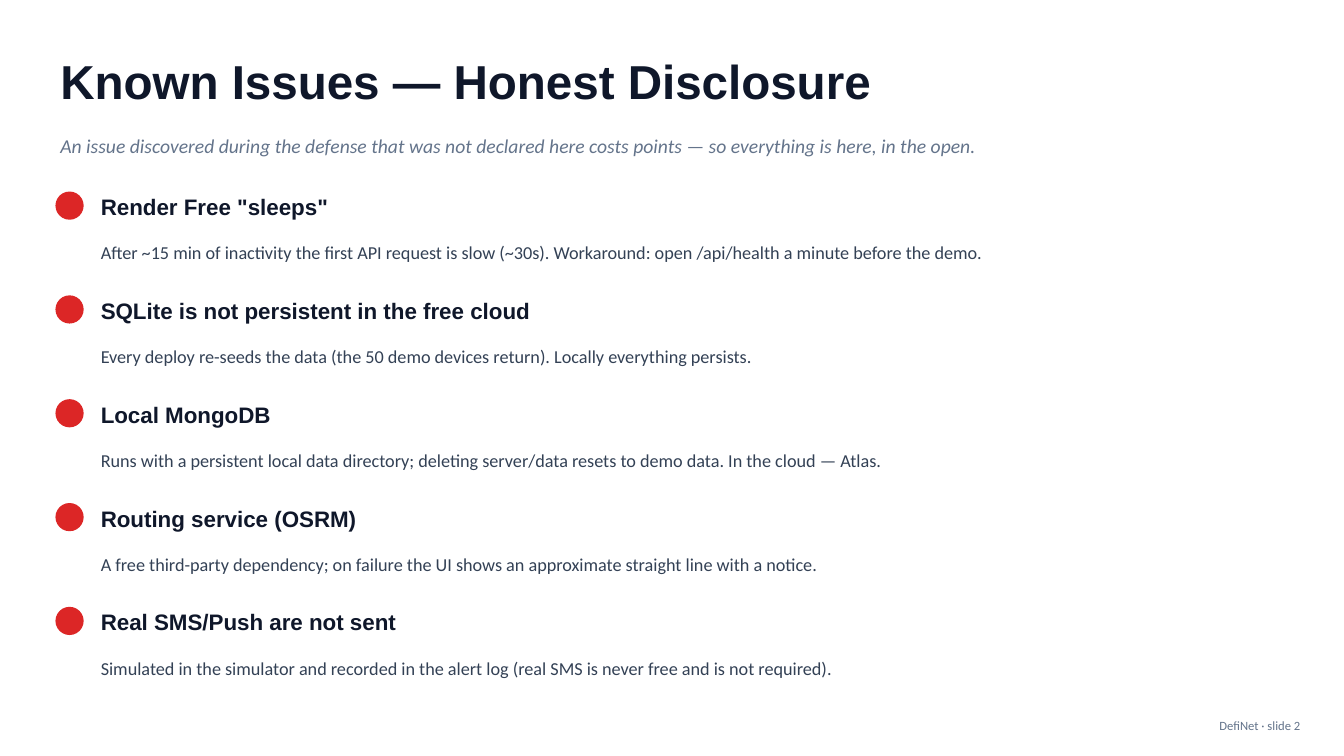
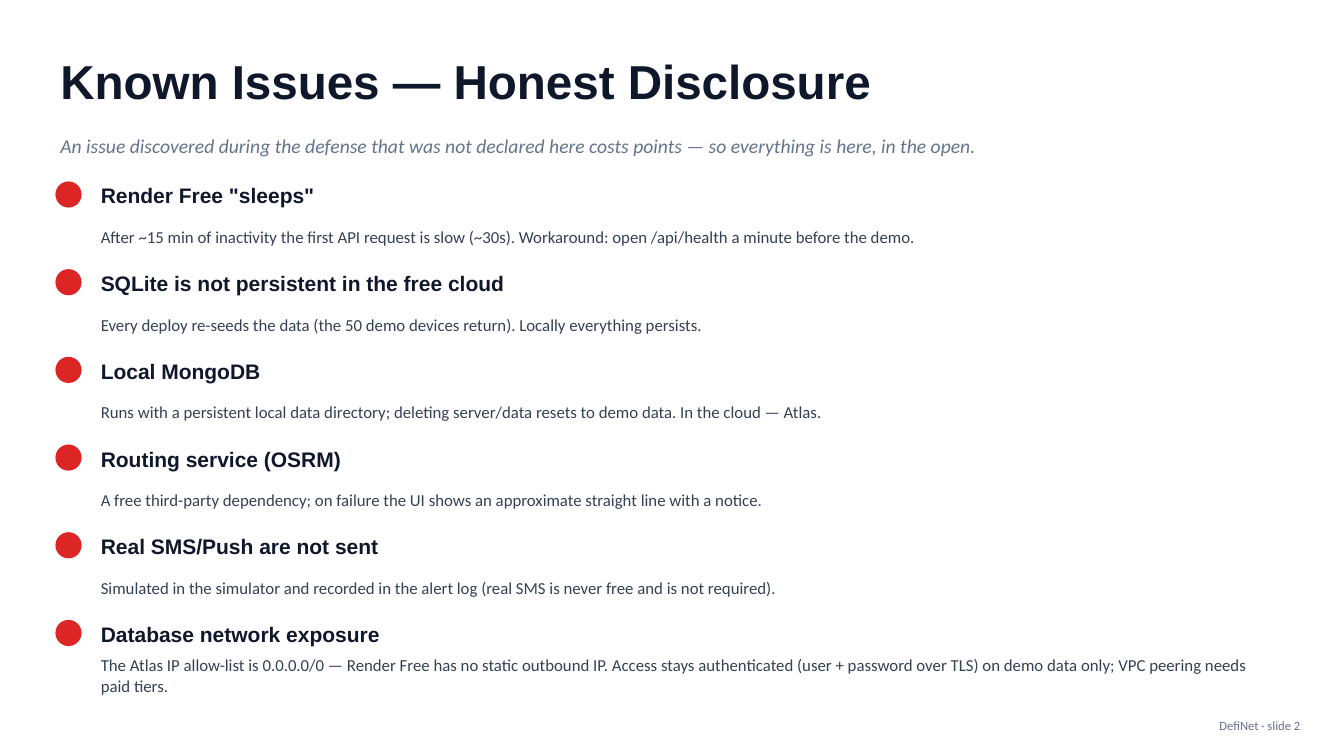
Before and after one commit to dolfinvarshev/Development-on-web-platforms, a slide deck: slide 2 of docs/DefiNet-Defense-Deck.pptx. Drawn at 1344x756 pixels with LibreOffice and Linux fonts; fonts in the diff are those of the drawing. Boxes give left, top, right and bottom in pixels: in the first picture for what was removed or moved away, otherwise in the second. Text is boxed around its words. In the diff, an @@ line names an element or a change of style, - is before the commit and + after.

```diff
--- a/docs/DefiNet-Defense-Deck.pptx
+++ b/docs/DefiNet-Defense-Deck.pptx
@@ text "Render Free "sleeps"": place and size @@
-text "Render Free "sleeps"" at <box>101,198,328,220</box>
+text "Render Free "sleeps"" at <box>101,187,314,208</box>
@@ ellipse: place and size @@
-ellipse at <box>55,192,84,220</box>
+ellipse at <box>55,181,82,208</box>
@@ text "After ~15 min of inactivity ...": place and size @@
-text "After ~15 min of inactivity ..." at <box>101,246,982,262</box>
+text "After ~15 min of inactivity ..." at <box>101,231,915,246</box>
@@ ellipse: place and size @@
-ellipse at <box>55,295,84,324</box>
+ellipse at <box>55,269,82,295</box>
@@ text "SQLite is not persistent in ...": place and size @@
-text "SQLite is not persistent in ..." at <box>101,302,530,324</box>
+text "SQLite is not persistent in ..." at <box>101,275,504,296</box>
@@ text "Every deploy re-seeds the data ...": place and size @@
-text "Every deploy re-seeds the data ..." at <box>101,350,751,366</box>
+text "Every deploy re-seeds the data ..." at <box>101,319,702,334</box>
@@ ellipse: place and size @@
-ellipse at <box>55,399,84,427</box>
+ellipse at <box>55,357,82,383</box>
@@ text "Local MongoDB": place and size @@
-text "Local MongoDB" at <box>101,406,270,428</box>
+text "Local MongoDB" at <box>101,363,260,383</box>
@@ text "Runs with a persistent local ...": place and size @@
-text "Runs with a persistent local ..." at <box>101,454,881,470</box>
+text "Runs with a persistent local ..." at <box>101,406,822,421</box>
@@ ellipse added at <box>55,445,82,471</box>, fill #DC2626 @@
@@ text "Routing service (OSRM)": place and size @@
-text "Routing service (OSRM)" at <box>101,510,356,532</box>
+text "Routing service (OSRM)" at <box>101,451,341,471</box>
@@ text "A free third-party dependency; on ...": place and size @@
-text "A free third-party dependency; on ..." at <box>101,558,817,574</box>
+text "A free third-party dependency; on ..." at <box>101,494,762,509</box>
@@ ellipse: place and size @@
-ellipse at <box>55,503,84,531</box>
+ellipse at <box>55,532,82,559</box>
@@ size 16 to 15 pt in 5 elements at <box>101,187,314,208</box>, <box>101,275,504,296</box>, <box>101,363,260,383</box>, <box>101,451,341,471</box>, <box>101,538,378,555</box> @@
@@ text "Real SMS/Push are not sent": place and size @@
-text "Real SMS/Push are not sent" at <box>101,613,396,631</box>
+text "Real SMS/Push are not sent" at <box>101,538,378,555</box>
@@ size 13 to 12 pt in 5 elements at <box>101,231,915,246</box>, <box>101,319,702,334</box>, <box>101,406,822,421</box>, <box>101,494,762,509</box>, <box>101,582,776,597</box> @@
@@ text "Simulated in the simulator and ...": place and size @@
-text "Simulated in the simulator and ..." at <box>101,662,831,678</box>
+text "Simulated in the simulator and ..." at <box>101,582,776,597</box>
@@ ellipse: place and size @@
-ellipse at <box>55,607,84,635</box>
+ellipse at <box>55,620,82,646</box>
@@ text added at <box>101,626,379,646</box>, 15 pt, text #0F172A, bold @@
+Database network exposure
@@ text added at <box>101,659,1246,695</box>, 12 pt, text #334155 @@
+The Atlas IP allow-list is 0.0.0.0/0 — Render Free has no static outbound IP. Access stays authenticated (user + password over TLS) on demo data only; VPC peering needs paid tiers.
```
Also in this commit, not shown: 2 other files.
